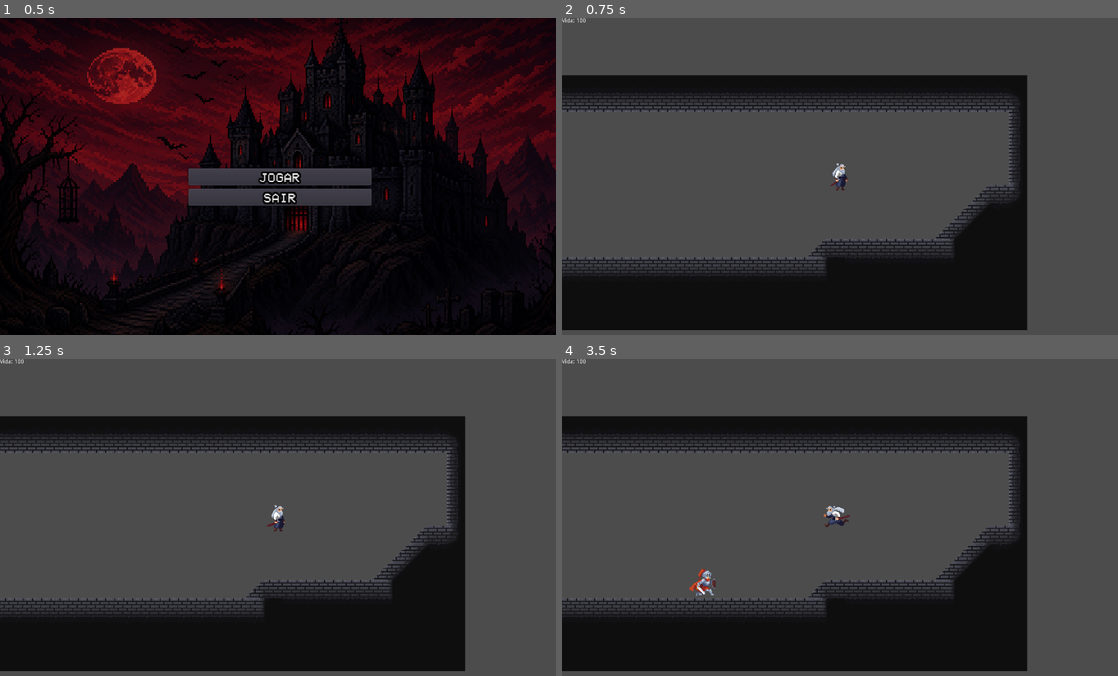
Above: before the commit, frames 1-4 (two rows, left to right).
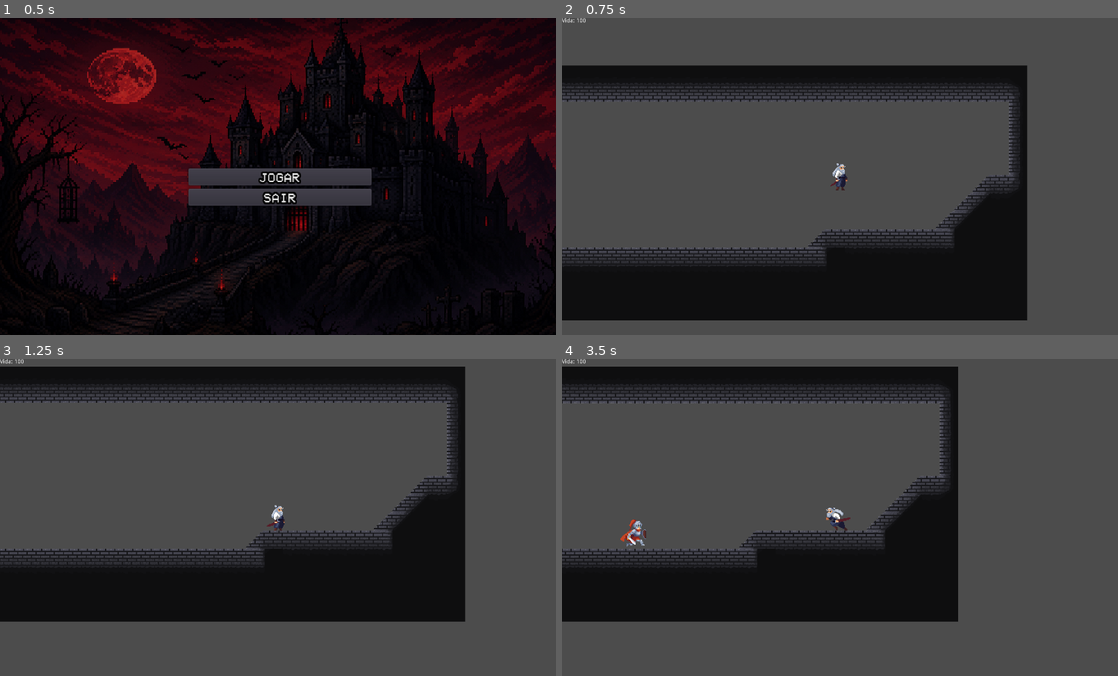
Above: after the commit, the same moments.

Repository: josepimenta545-bit/beyond-death
Game: Godot game, scene res://cenas/menu.tscn
The game is run twice, just before and just after one commit, with the same random seed, the same clock (stepped at 60 frames per second) and the same inputs.
Inputs (mouse positions are in pixels of both pictures, inside the frame that each line leads up to):
- Up to frame 1 (0.5 s): no input
- Up to frame 2 (0.75 s): click "JOGAR" at 0.5 s
- Up to frame 3 (1.25 s): no input
- Up to frame 4 (3.5 s): tap Enter at 1.25 s; move the mouse to (962, 501) at 1.27 s; hold D (direita) 1.28-2.78 s; tap Space (espaço) at 1.35, 2.1, 2.85 s; click (962, 501) at 1.42 s; move the mouse to (728, 533) at 2.02 s; click (728, 533) at 2.17 s; move the mouse to (895, 447) at 2.77 s; hold A (esquerda) from 2.78 s (still down); click (895, 447) at 2.92 s

Frame 1 is identical in both runs. In frame 2, 12% of the frame differs, in the area x 0-84%, y 14-99%; in frame 3, 43%; in frame 4, 47%, in the area x 0-84%, y 2-99%.
Error before the commit: Invalid set index 'monitoring' (on base: 'null instance') with value of type 'bool'. (res://scripts/player.gd:83)

Commit message:
Revert "hitbox para o ataque do boneco"

Diff:
--- a/cenas/player.tscn
+++ b/cenas/player.tscn
@@ -190,9 +190,6 @@
 [sub_resource type="CapsuleShape2D" id=84]
 radius = 7.0
 height = 16.0
-
-[sub_resource type="RectangleShape2D" id=47]
-extents = Vector2( 7.75, 6.375 )
 
 [node name="player" type="KinematicBody2D" groups=["player"]]
 collision_layer = 2
--- a/project.godot
+++ b/project.godot
@@ -25,7 +25,6 @@
 [global]
 
 textura=false
-hitbox=false
 
 [gui]
 
--- a/scripts/player.gd
+++ b/scripts/player.gd
@@ -13,12 +13,9 @@
 signal dano
 export var vida_maxima = 100
 var vida = vida_maxima
-export var dano_ataque = 10
-onready var hitbox = $hitbox_ataque
 
 signal vida_alterada(vida_nova)
 
-var olhando_direita = true
 func _physics_process(delta):
 	velocidade.y += gravidade * delta
 #movimento esquerda e direita e animações andando pra esquerda,direita e parado
@@ -26,19 +23,16 @@
 	if Input.is_action_pressed("direita"):
 		direcao_x += 1
 		sprite.flip_h = false
-		olhando_direita = true
 		if not atacando:
 			sprite.play("andando")
 	elif Input.is_action_pressed("esquerda"):
 		direcao_x -= 1
 		sprite.flip_h = true
-		olhando_direita = false
 		if not atacando:
 			sprite.play("andando")
 	else:
 		if not atacando:
 			sprite.play("parado")
-	hitbox.position.x = abs(hitbox.position.x) if olhando_direita else -abs(hitbox.position.x)#aq é pra mudar a direçao da hitbox do ataque
 #pulo e animação de pulo
 	velocidade.x = direcao_x * speed
 	if is_on_floor() and Input.is_action_just_pressed("espaço"):
@@ -73,21 +67,6 @@
 	ataque = false
 	atacando = true
 	sprite.play("ataque1")
-	controlar_hitbox_ataque()
 	yield(get_tree().create_timer(cooldown_ataque), "timeout")
 	ataque = true
 	atacando = false
-
-#ngc pra controlar a hitbox do ataque
-func _ready():
-	hitbox.monitoring = false
-	hitbox.connect("body_entered", self, "_on_Hitbox_body_entered")
-func controlar_hitbox_ataque():
-	yield(get_tree().create_timer(0.2), "timeout")
-	hitbox.monitoring = true
-	yield(get_tree().create_timer(0.15),"timeout")
-	hitbox.monitoring = false
-#aq é pra chamar a funçao de dano
-func _on_Hitbox_body_entered(body):
-	if body.is_in_group("inimigo") and body.has_method("take_damage"):
-		body.take_damage(dano_ataque)
